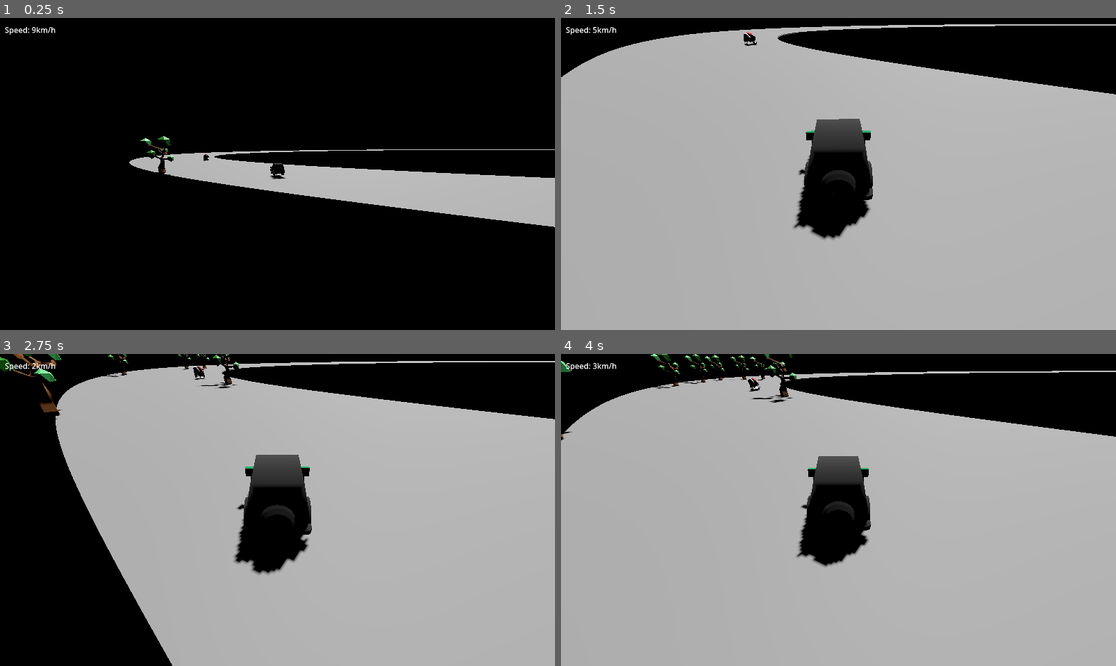
Above: before the commit, frames 1-4 (two rows, left to right).
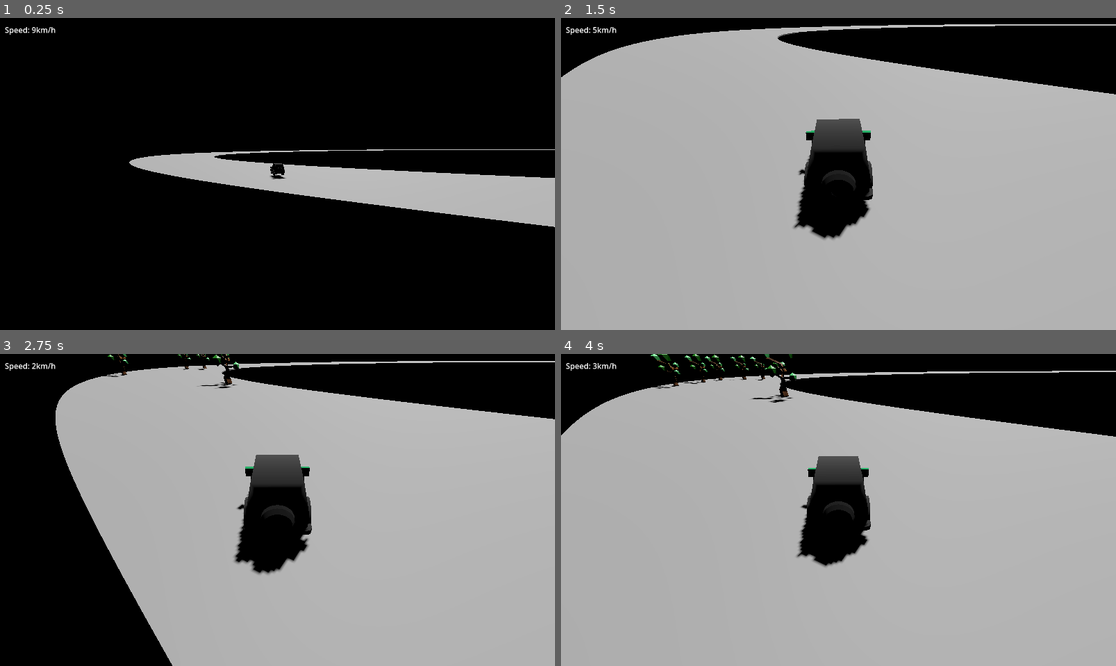
Above: after the commit, the same moments.

Repository: VriskaSekret/car_game
Game: Godot game, scene res://scenes/test_scene.tscn
Two runs of this game, one before a commit and one after it. Both use one fixed random seed, a clock stepped at 60 frames per second and the inputs below.
Inputs:
- Up to frame 1 (0.25 s): no input
- Up to frame 2 (1.5 s): hold D (steer_right) 0.53-1.28 s; tap Space at 0.77 s; hold S (brake) from 1.28 s (still down)
- Up to frame 3 (2.75 s): tap Space at 1.52 s; release S (brake) at 2.03 s; hold D (steer_right) from 2.03 s (still down)
- Up to frame 4 (4 s): release D (steer_right) at 2.78 s; hold W (accelerate) 2.78-3.53 s; tap Space at 3.02, 3.77 s; hold A (steer_left) from 3.53 s (still down)

The runs differ from the first frame. In frame 1, 0.2% of the frame differs, in the area x 25-38%, y 37-51%; in frame 2, less than 0.1%; in frame 3, 0.5%, in the area x 0-38%, y 0-21%; in frame 4, 0.1%.

Commit message:
Update test_scene.tscn

Diff:
--- a/scenes/test_scene.tscn
+++ b/scenes/test_scene.tscn
@@ -1,11 +1,8 @@
-[gd_scene load_steps=10 format=3 uid="uid://be1mi7mimuwfx"]
+[gd_scene load_steps=11 format=3 uid="uid://be1mi7mimuwfx"]
 
 [ext_resource type="Script" uid="uid://ivl5u3ahogss" path="res://scripts/Camera3D.gd" id="1_j8ivh"]
 [ext_resource type="Script" path="res://speedometer.gd" id="2_j8ivh"]
-[ext_resource type="PackedScene" uid="uid://dbl4bno5e48ka" path="res://scenes/car.tscn" id="3_jaglt"]
-[ext_resource type="PackedScene" uid="uid://bacj14uc7wbkp" path="res://scenes/tree.tscn" id="3_nd71p"]
-[ext_resource type="PackedScene" uid="uid://bryu4d17s37rw" path="res://scenes/baby.tscn" id="5_qjeyg"]
-[ext_resource type="Script" uid="uid://uu65it10jh0e" path="res://scenes/powerup_spawner.gd" id="3_7ddre"]
+[ext_resource type="Script" path="res://scenes/powerup_spawner.gd" id="3_7ddre"]
 [ext_resource type="PackedScene" uid="uid://dbl4bno5e48ka" path="res://scenes/car.tscn" id="3_jaglt"]
 [ext_resource type="PackedScene" uid="uid://bacj14uc7wbkp" path="res://scenes/tree.tscn" id="3_nd71p"]
 [ext_resource type="PackedScene" uid="uid://bc5eqimuylhd0" path="res://scenes/beer.tscn" id="4_7ddre"]
@@ -79,9 +76,6 @@
 transform = Transform3D(0.820161, 0.0342738, -0.571086, -0.0417522, 0.999117, 3.0206e-10, 0.570588, 0.0238444, 0.820877, -381.368, 0, 136.482)
 progress = 2435.6
 
-[node name="tree" parent="." instance=ExtResource("3_nd71p")]
-transform = Transform3D(1, 0, 0, 0, 1, 0, 0, 0, 1, 44, 0, -246)
-
 [node name="speedometer" type="Label" parent="."]
 offset_left = 10.0
 offset_top = 13.0
@@ -89,8 +83,5 @@
 offset_bottom = 36.0
 script = ExtResource("2_j8ivh")
 
-[node name="baby" parent="." instance=ExtResource("5_qjeyg")]
-transform = Transform3D(0.5, 0, 0, 0, 0.5, 0, 0, 0, 0.5, 46.0684, 0.334127, -269.633)
-
 [editable path="Car"]
 [editable path="Car/CarMesh"]
